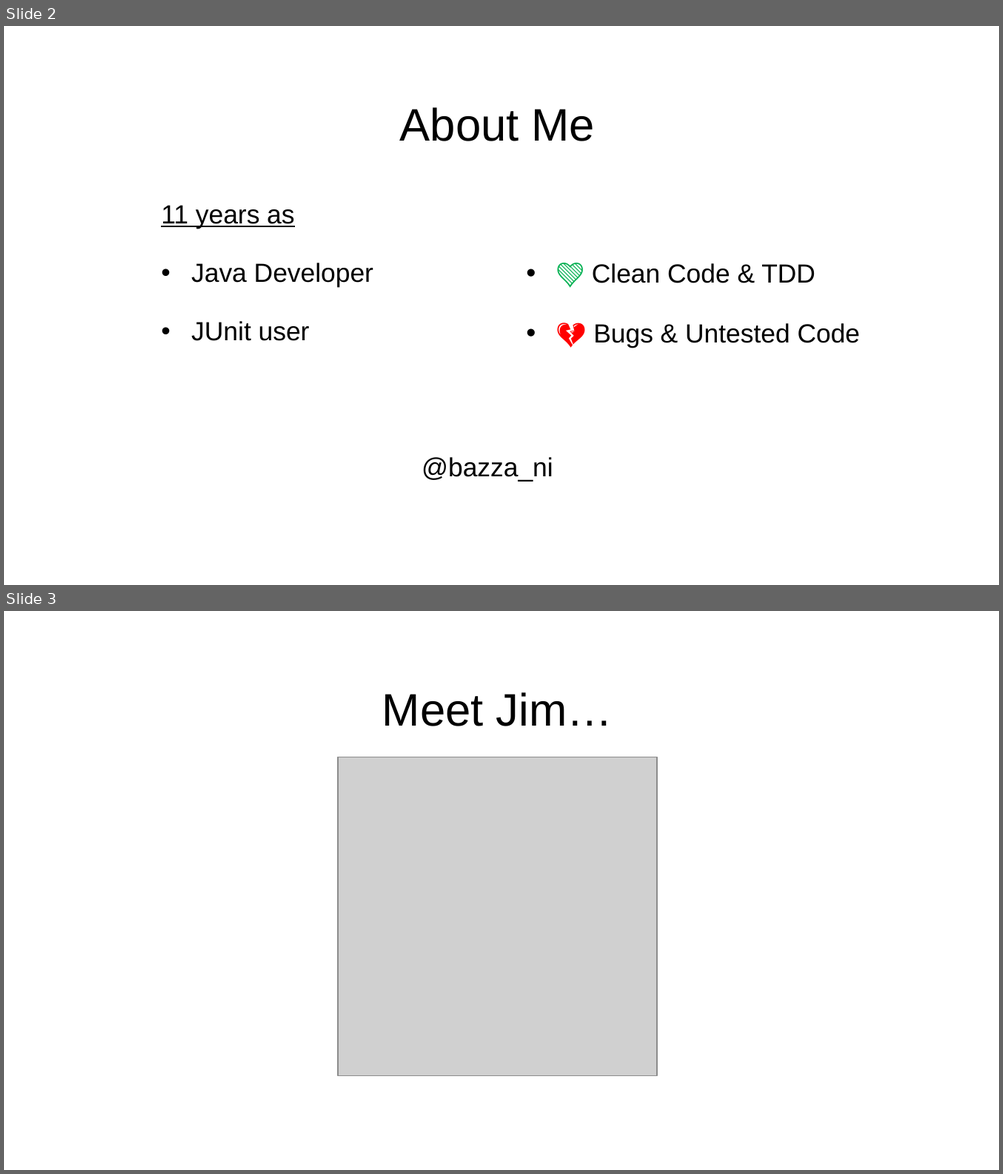
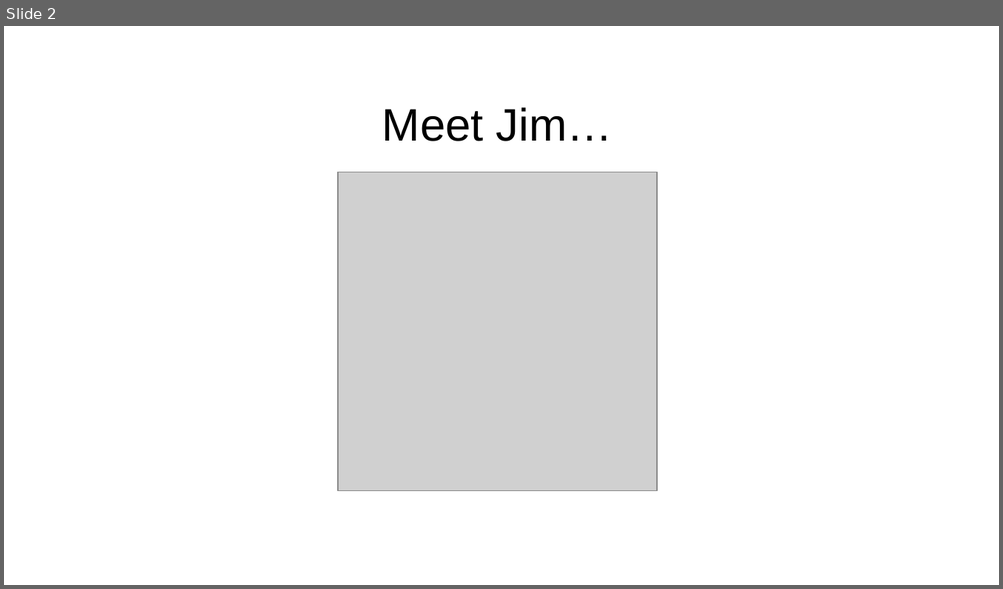
Before and after one commit to mcdonnell-john/JavaOne2017-HOL-JUnit5, a slide deck: JUnit 5 HOL Intro Presentation.pptx. Shown one above the other, each under a label of ours: slides 2 and 3 before the commit, slide 2 after it. The pictures are 1003x1174 and 1003x589 pixels, drawn with LibreOffice and Linux fonts; fonts in the diff are those of the drawing; grey boxes stand for pictures; background and template pictures are left out. Boxes give left, top, right and bottom in pixels: in the first picture for what was removed or moved away, otherwise in the second. Text is boxed around its words. In the diff, an @@ line names an element or a change of style, - is before the commit and + after.

```diff
--- a/JUnit 5 HOL Intro Presentation.pptx
+++ b/JUnit 5 HOL Intro Presentation.pptx
@@ slide 2 removed at bbox=[4, 26, 999, 585], background picture (left out) @@
@@ title removed at bbox=[400, 107, 595, 141] @@
-About Me
@@ text removed at bbox=[161, 205, 373, 341] @@
-11 years as
-• Java Developer
-• JUnit user
@@ text removed at bbox=[592, 264, 860, 348] @@
-• 💚 Clean Code & TDD
-• 💔 Bugs & Untested Code
@@ text removed at bbox=[421, 457, 553, 482] @@
-@bazza_ni
@@ what was slide 3 is now slide 2 @@
```
Also in this commit, not shown: 2 slides changed, 2 other files.
